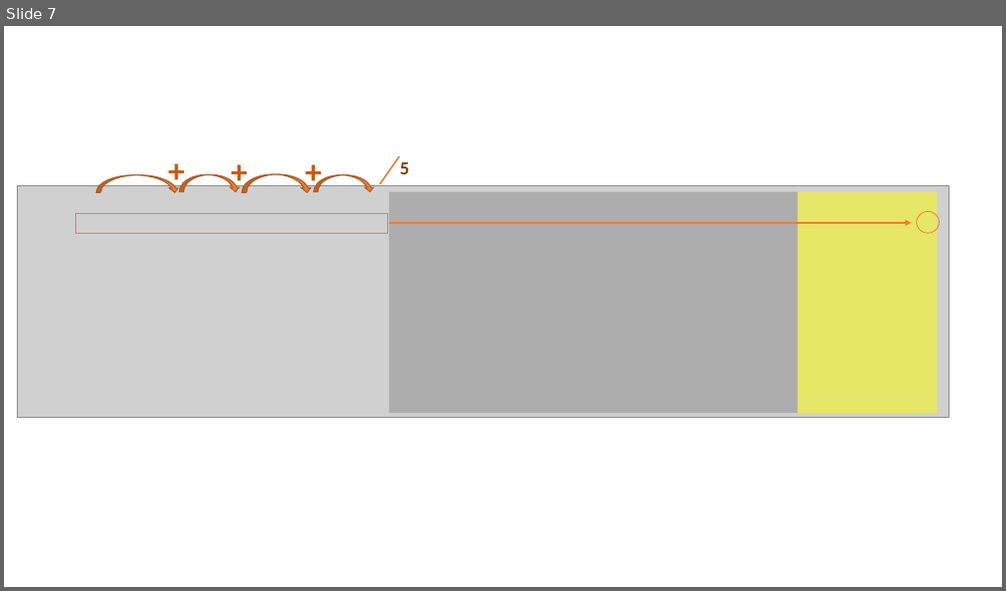
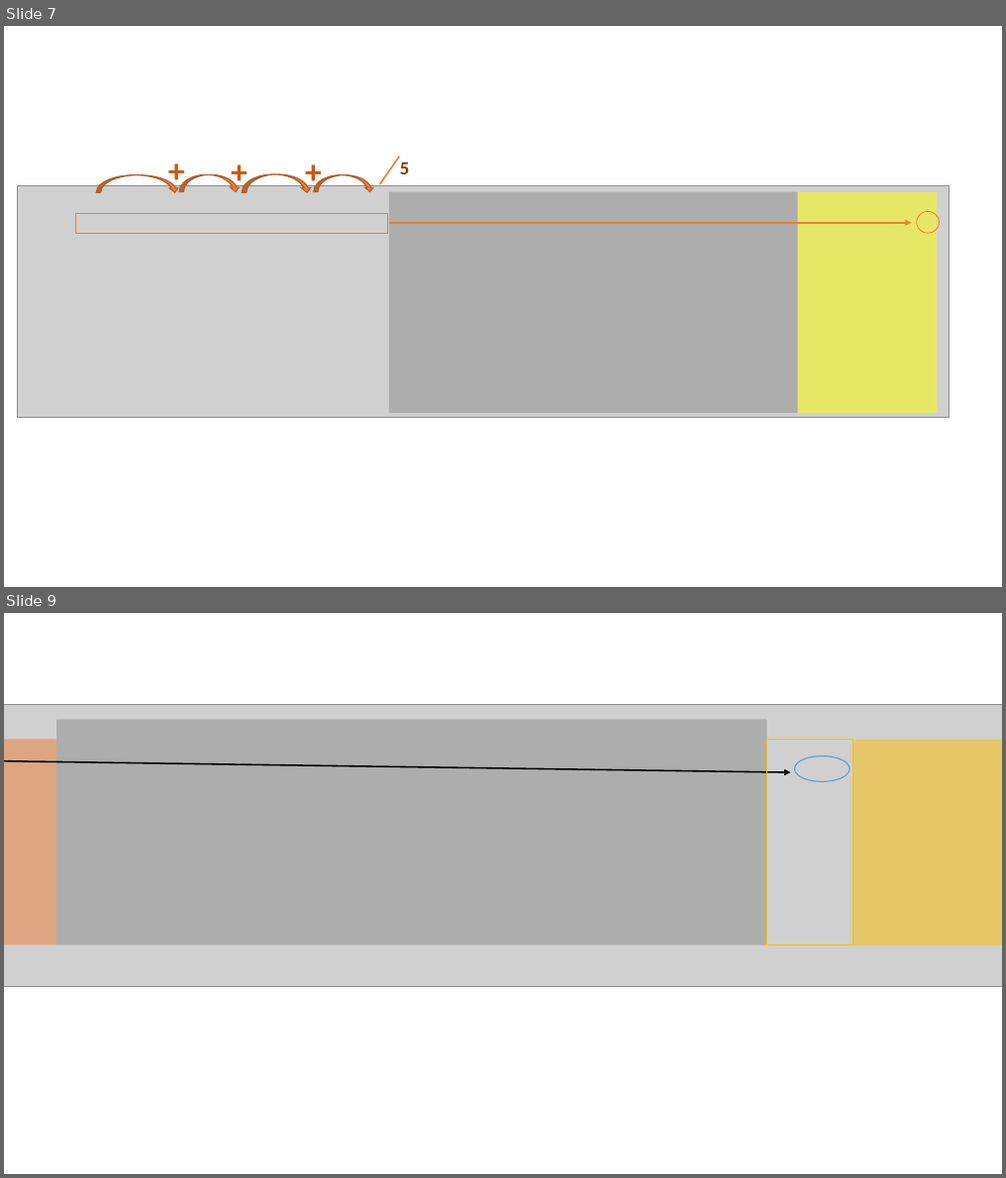
Before and after one commit to sastutorials/sastutorials.github.io, a slide deck: screenshots/imgs.pptx. Shown one above the other, each under a label of ours: slide 7 before the commit, slides 7 and 9 after it; the slides between them are not shown. The pictures are 1006x591 and 1006x1178 pixels, drawn with LibreOffice and Linux fonts; fonts in the diff are those of the drawing; grey boxes stand for pictures. Boxes give left, top, right and bottom in pixels: in the first picture for what was removed or moved away, otherwise in the second. Text is boxed around its words. In the diff, an @@ line names an element or a change of style, - is before the commit and + after.

```diff
--- a/screenshots/imgs.pptx
+++ b/screenshots/imgs.pptx
@@ slide 9 added at (4, 613, 1002, 1174), background #FFFFFF @@
@@ picture added at (4, 705, 1002, 987) @@
@@ rectangle added at (56, 719, 767, 946), fill #A5A5A5 at 80% opacity @@
@@ rectangle added at (4, 739, 56, 945), fill #ED7D31 at 50% opacity @@
@@ arrow added from (4, 759) to (791, 772), #000000 1.5 pt @@
@@ rectangle added at (767, 739, 853, 945), outline #FFC000 0.75 pt @@
@@ ellipse added at (795, 756, 849, 781), outline #5B9BD5 1 pt @@
@@ rectangle added at (853, 740, 1002, 946), fill #FFC000 at 50% opacity @@
```
Also in this commit, not shown: 1 slide changed, 1 other slide added, 4 other files.
